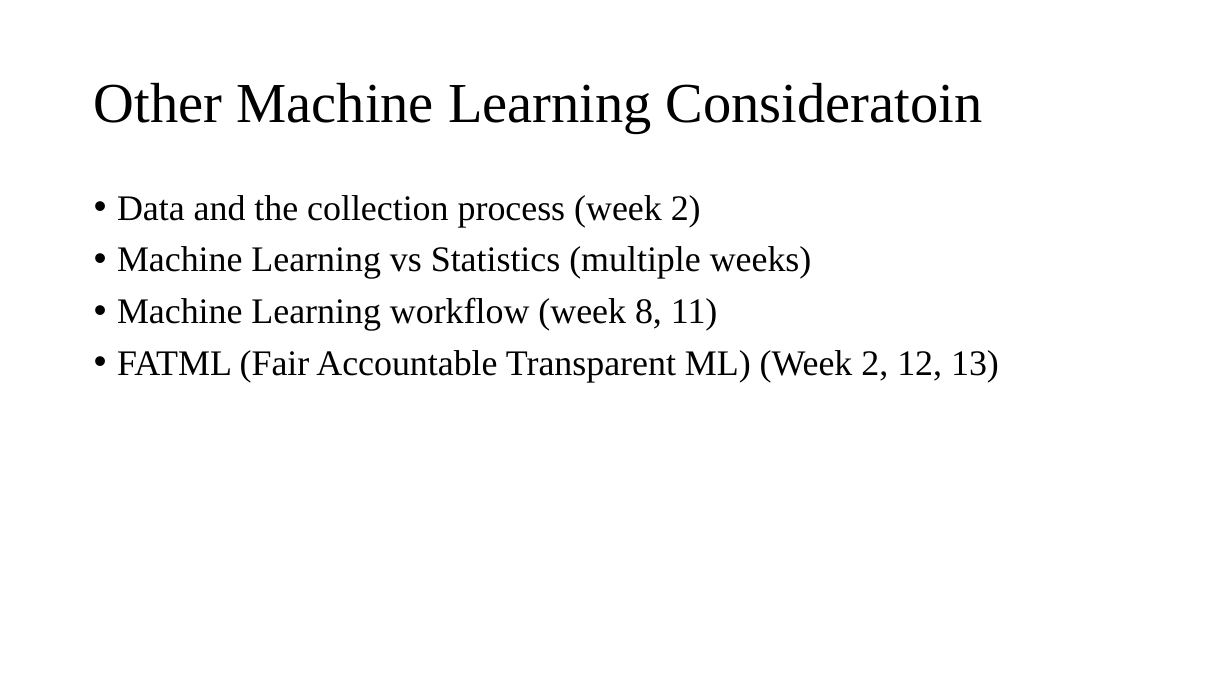
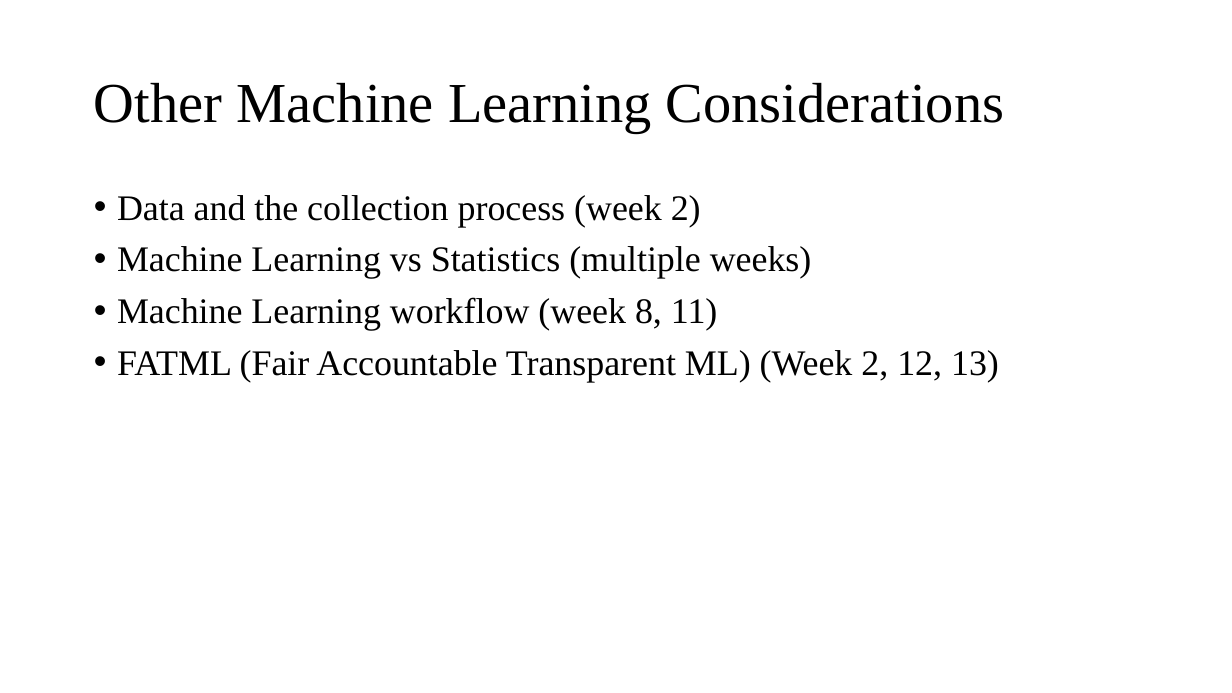
Before and after one commit to Amirosimani/Machine_Learning_Pratt, a slide deck: slide 6 of course slides/week_01.pptx. Drawn at 1232x693 pixels with LibreOffice and Linux fonts; fonts in the diff are those of the drawing. Boxes give left, top, right and bottom in pixels: in the first picture for what was removed or moved away, otherwise in the second. Text is boxed around its words. In the diff, an @@ line names an element or a change of style, - is before the commit and + after.

```diff
--- a/course slides/week_01.pptx
+++ b/course slides/week_01.pptx
@@ title at (x1=94, y1=82, x2=1005, y2=133): text changed @@
-Other Machine Learning Consideratoin
+Other Machine Learning Considerations
```
Also in this commit, not shown: 3 other slides changed, 2 other files.
